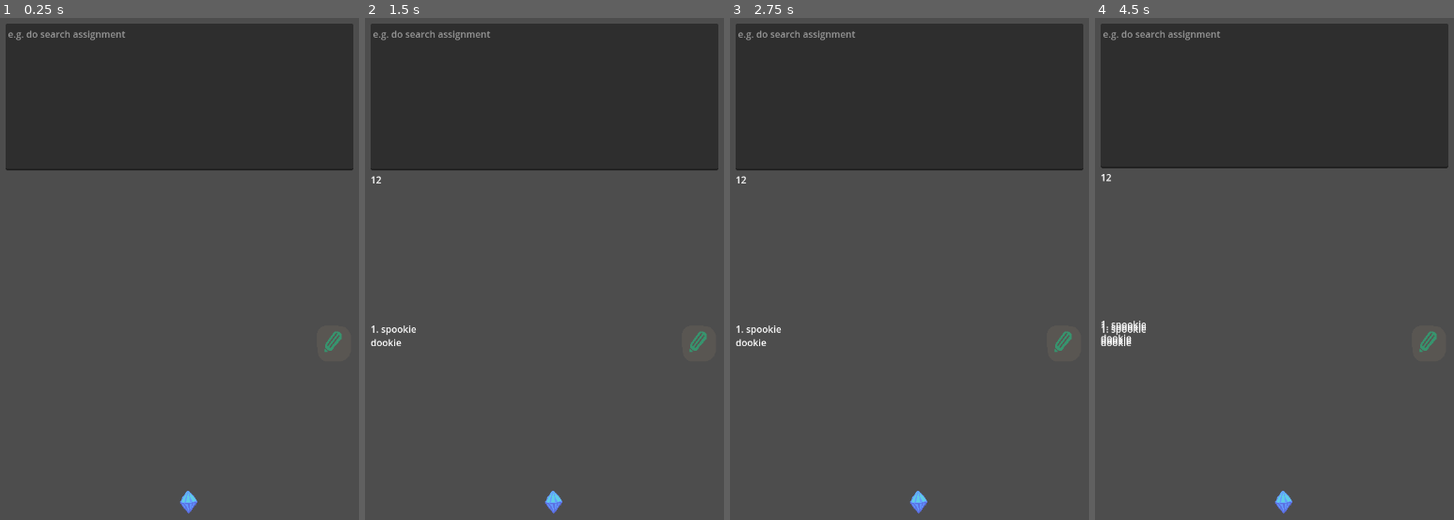
Above: before the commit, frames 1-4 (left to right).
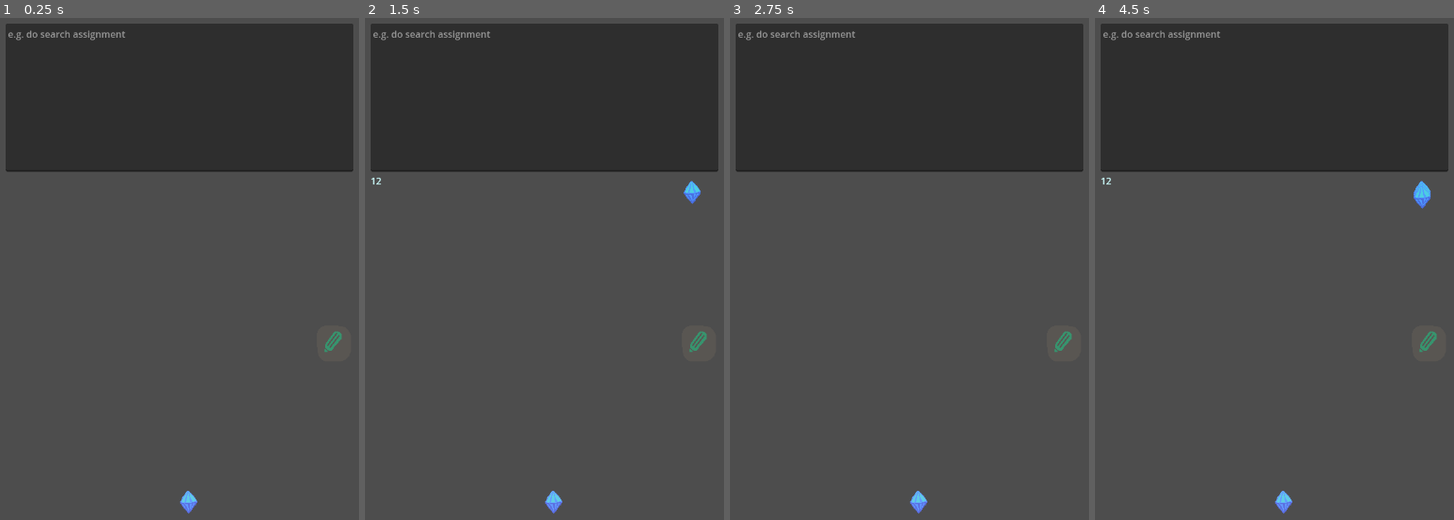
Above: after the commit, the same moments.

Repository: YewChian/todook
Game: Godot game, scene res://main.tscn
Two runs of this game, one before a commit and one after it. Both use one fixed random seed, a clock stepped at 60 frames per second and the inputs below.
Inputs (mouse positions are in pixels of both pictures, inside the frame that each line leads up to):
- Up to frame 1 (0.25 s): no input
- Up to frame 2 (1.5 s): click (544, 98) at 0.52 s; type "12" at 0.6 s; click (698, 344) at 1.25 s
- Up to frame 3 (2.75 s): click (1056, 193) at 2.02 s
- Up to frame 4 (4.5 s): click (1428, 344) at 2.75 s; click (1421, 193) at 3.52 s; click (1428, 344) at 4.25 s

The runs differ from the first frame. In frame 1, 0.2% of the frame differs, in the area x 1-99%, y 30-31%; in frame 2, 0.5%; in frame 3, 0.4%; in frame 4, 1.1%, in the area x 1-99%, y 29-66%.

Commit message:
working on task deletion

Diff:
--- a/main.gd
+++ b/main.gd
@@ -5,16 +5,17 @@
 
 var preloaded_taskpanel = preload("res://task_panel.tscn")
 
+
 func _ready():
 	load_data()
-	print_tasks(data)
-	print(data)
+	update_taskpanels()
 
 
 func _on_texture_button_pressed():
-	add_task(%TaskInput.text)
+	add_task_to_data(%TaskInput.text)
+	update_taskpanels()
 	%TaskInput.text = ""
-	print_tasks(data)
+	update_taskpanels()
 	save()
 
 
@@ -44,6 +45,7 @@
 		return null
 	self.task_count = json.get_data()
 
+
 func save():
 	var save_game = FileAccess.open("user://savegame.save", FileAccess.WRITE)
 	print("saving: ", data)
@@ -54,19 +56,30 @@
 	save_game.store_line(task_count_json_string)
 	print(save_game.get_as_text())
 
-func add_task(text):
+
+func add_task_to_data(text):
 	data[task_count] = text
-
-	var new_panel = preloaded_taskpanel.instantiate()
-	%TaskPanelVbox.add_child(new_panel)
-
 	task_count += 1
 
 
-func print_tasks(data):
-	var printed_text = ""
+func update_taskpanels():
+	for taskpanel in %TaskPanelVbox.get_children():
+		taskpanel.queue_free()
+
 	for task in data:
-		printed_text += data[task]
-		printed_text += "\n"
+		var new_panel = preloaded_taskpanel.instantiate()
+		%TaskPanelVbox.add_child(new_panel)
+		new_panel.task_finished_signal.connect(_on_task_finished)
+		new_panel.task_id = task
+		new_panel.task_string = data[task]
+		new_panel.set_tasklabel_text(data[task])
 
-	%TaskList.text = printed_text
+
+func delete_task_from_data(target_id):
+	pass
+
+
+func _on_task_finished(task_panel):
+#	create_todookie()
+	delete_task_from_data(task_panel.task_id)
+	task_panel.queue_free()
--- a/main.tscn
+++ b/main.tscn
@@ -35,14 +35,10 @@
 size_flags_vertical = 3
 placeholder_text = "e.g. do search assignment"
 
-[node name="TaskList" type="RichTextLabel" parent="CanvasLayer/CenterContainer/MarginContainer/VBoxContainer"]
+[node name="TaskPanelVbox" type="VBoxContainer" parent="CanvasLayer/CenterContainer/MarginContainer/VBoxContainer"]
 unique_name_in_owner = true
 layout_mode = 2
 size_flags_vertical = 3
-
-[node name="TaskPanelVbox" type="VBoxContainer" parent="CanvasLayer/CenterContainer/MarginContainer/VBoxContainer"]
-unique_name_in_owner = true
-layout_mode = 2
 
 [node name="TextureButton" type="TextureButton" parent="CanvasLayer/CenterContainer/MarginContainer/VBoxContainer"]
 layout_mode = 2
--- /dev/null
+++ b/task_panel.gd
@@ -0,0 +1,19 @@
+extends Panel
+
+var task_id
+var task_string
+
+signal task_finished_signal(node)
+
+
+func finish_task():
+	task_finished_signal.emit(self)
+
+
+func _on_done_button_pressed():
+	print("pressed")
+	finish_task()
+
+
+func set_tasklabel_text(text):
+	%TaskLabel.text = text
--- a/task_panel.tscn
+++ b/task_panel.tscn
@@ -1,11 +1,29 @@
-[gd_scene format=3 uid="uid://7jut61be564c"]
+[gd_scene load_steps=3 format=3 uid="uid://7jut61be564c"]
+
+[ext_resource type="Script" path="res://task_panel.gd" id="1_e6lwn"]
+[ext_resource type="Texture2D" uid="uid://d2ev7cfqicncr" path="res://Assets/Crystal.png" id="2_qqktj"]
 
 [node name="TaskPanel" type="Panel"]
+modulate = Color(0.803922, 1, 1, 1)
+size_flags_horizontal = 3
+size_flags_vertical = 0
+script = ExtResource("1_e6lwn")
+
+[node name="HBoxContainer" type="HBoxContainer" parent="."]
+layout_mode = 0
 offset_right = 40.0
 offset_bottom = 40.0
 
-[node name="TaskLabel" type="RichTextLabel" parent="."]
-layout_mode = 0
-offset_right = 88.0
-offset_bottom = 47.0
-text = "1. spookie dookie"
+[node name="TaskLabel" type="RichTextLabel" parent="HBoxContainer"]
+unique_name_in_owner = true
+custom_minimum_size = Vector2(512, 32)
+layout_mode = 2
+size_flags_horizontal = 3
+text = "123456789"
+
+[node name="DoneButton" type="TextureButton" parent="HBoxContainer"]
+layout_mode = 2
+size_flags_horizontal = 3
+texture_normal = ExtResource("2_qqktj")
+
+[connection signal="pressed" from="HBoxContainer/DoneButton" to="." method="_on_done_button_pressed"]
